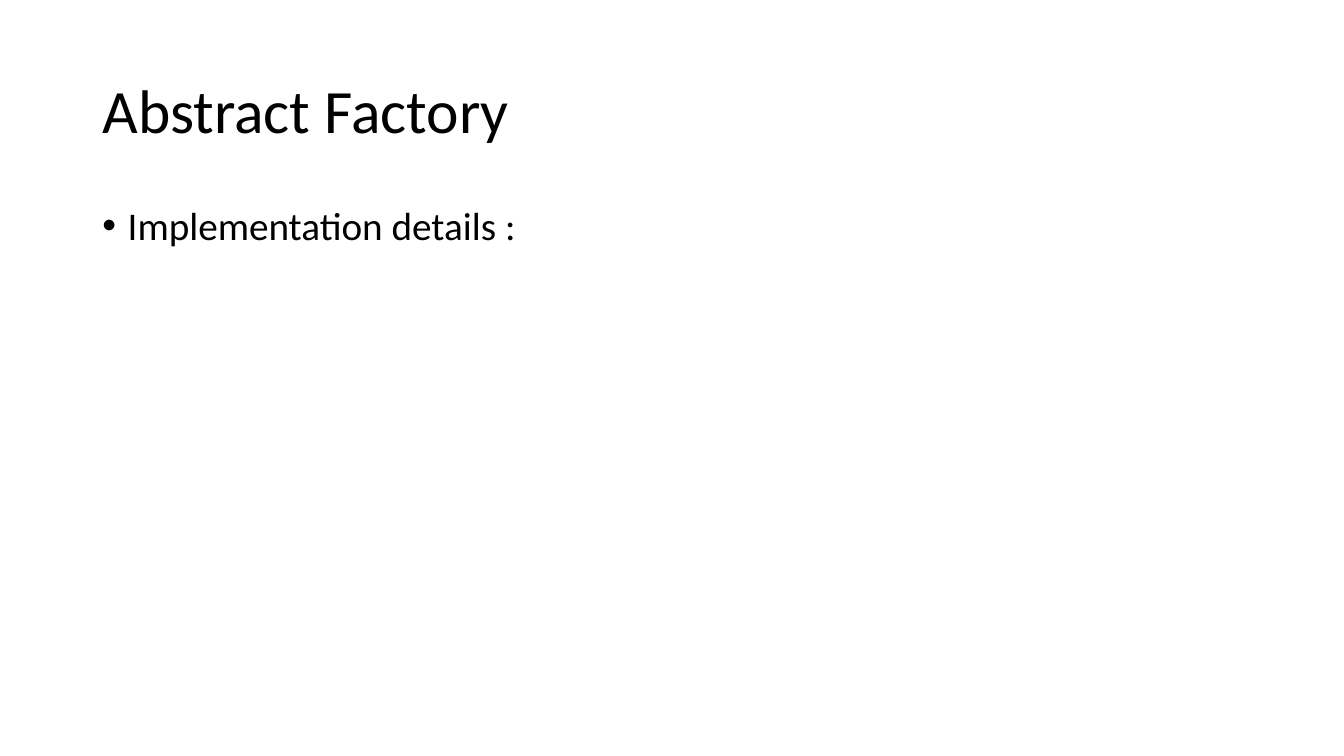
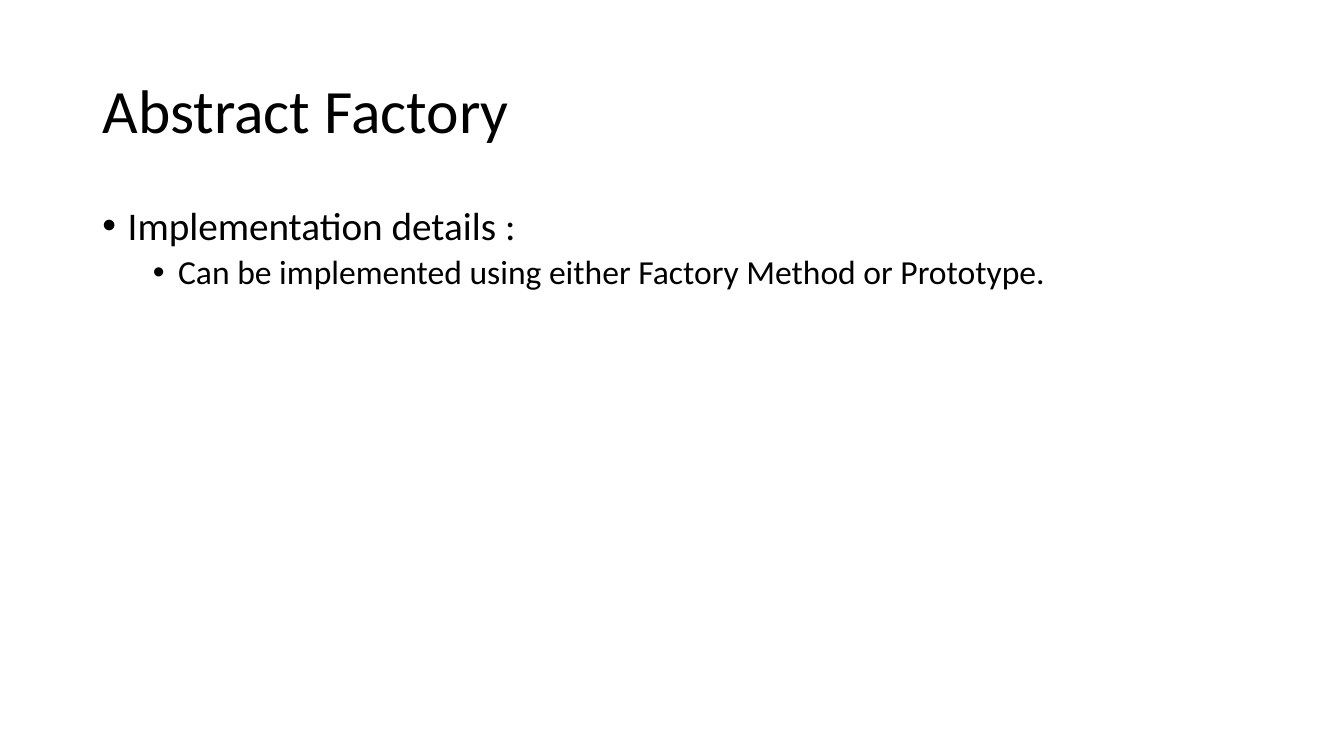
Before and after one commit to MLMau5/design_patterns_training, a slide deck: slide 20 of Creational Patterns.pptx. Drawn at 1344x756 pixels with LibreOffice and Linux fonts; fonts in the diff are those of the drawing. Boxes give left, top, right and bottom in pixels: in the first picture for what was removed or moved away, otherwise in the second. Text is boxed around its words. In the diff, an @@ line names an element or a change of style, - is before the commit and + after.

```diff
--- a/Creational Patterns.pptx
+++ b/Creational Patterns.pptx
@@ text at (x1=178, y1=260, x2=1044, y2=290): paragraph added @@
+  • Can be implemented using either Factory Method or Prototype.
```
Also in this commit, not shown: 6 other slides changed.
